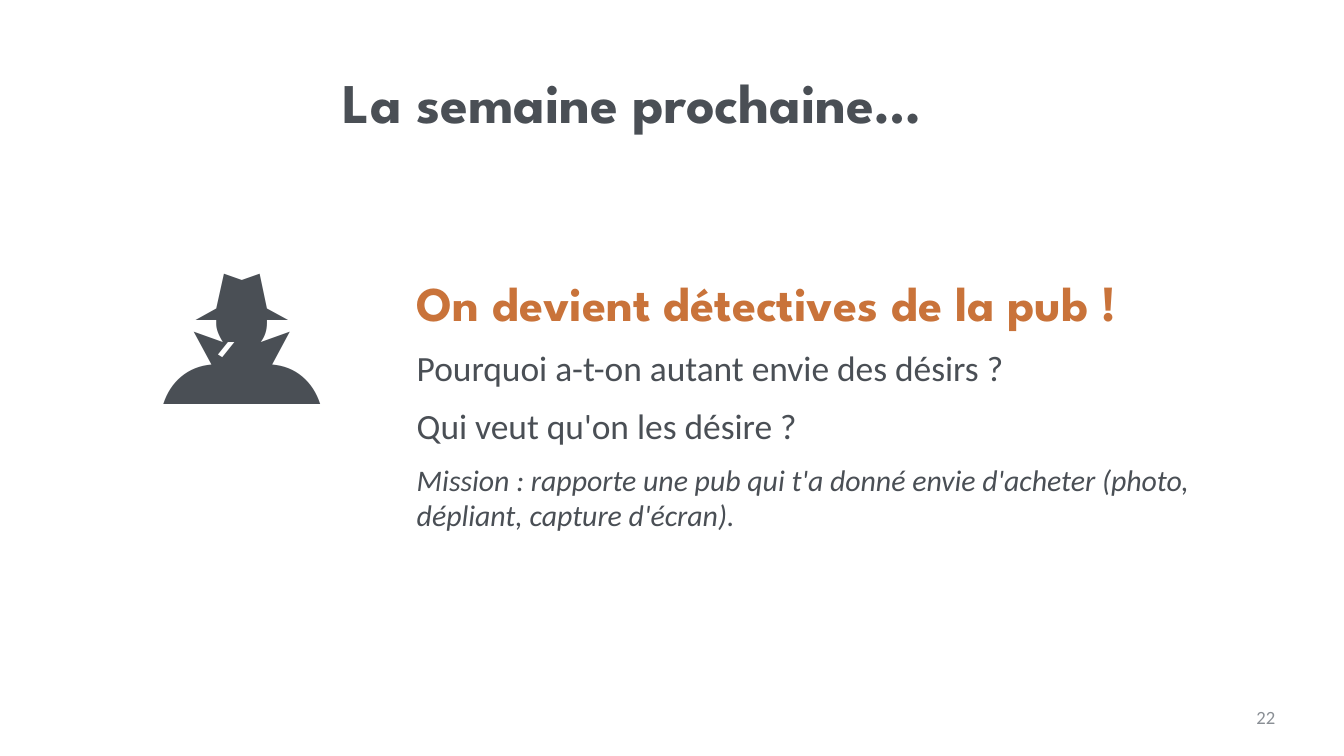
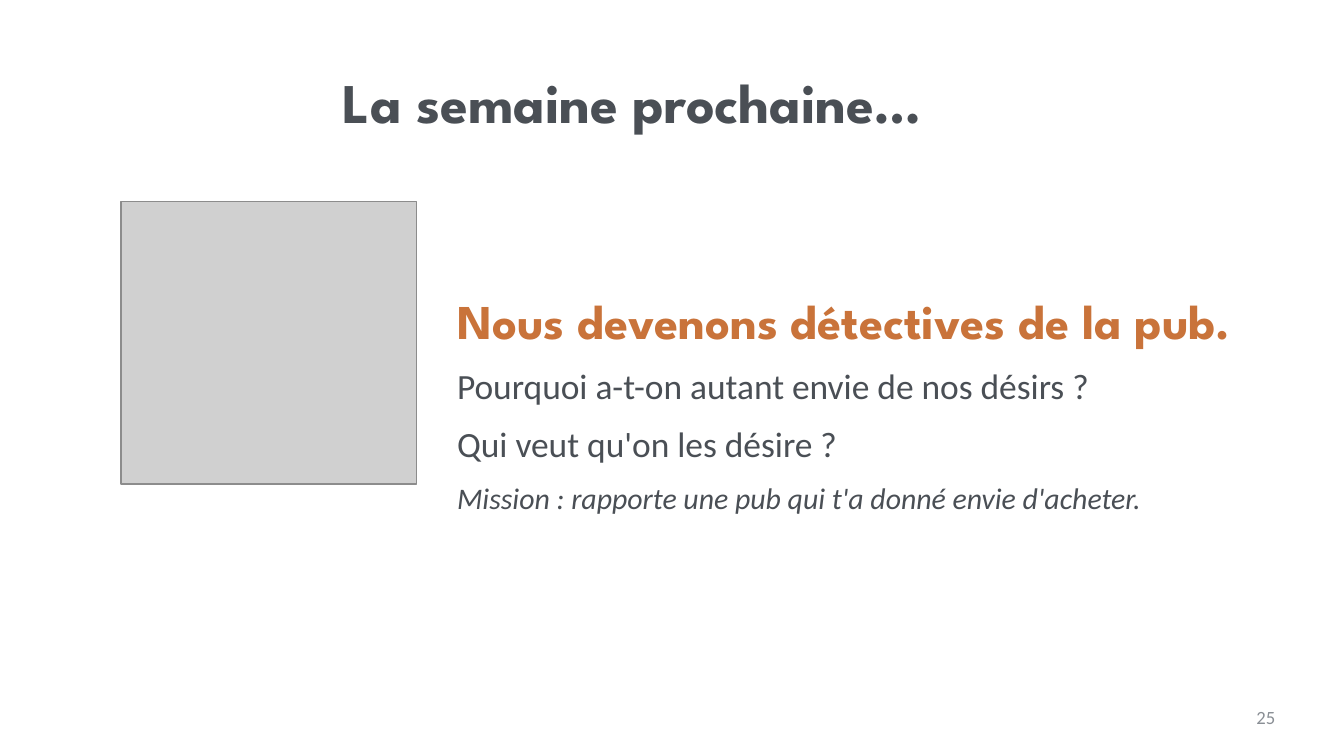
Before and after one commit to isabellepedneault111-ai/Chat-, a slide deck: slide 25 of PPS_Consommation_Hub_Teams/Lecons/2026-10-13_Mardi_Estimer-Besoins-Desirs/1_Diaporama_Grand-groupe.pptx (slide 22 before the commit). Drawn at 1344x756 pixels with LibreOffice and Linux fonts; fonts in the diff are those of the drawing; grey boxes stand for pictures; background and template pictures are left out. Boxes give left, top, right and bottom in pixels: in the first picture for what was removed or moved away, otherwise in the second. Text is boxed around its words. In the diff, an @@ line names an element or a change of style, - is before the commit and + after.

```diff
--- a/PPS_Consommation_Hub_Teams/Lecons/2026-10-13_Mardi_Estimer-Besoins-Desirs/1_Diaporama_Grand-groupe.pptx
+++ b/PPS_Consommation_Hub_Teams/Lecons/2026-10-13_Mardi_Estimer-Besoins-Desirs/1_Diaporama_Grand-groupe.pptx
@@ text removed at [94,175,390,470] @@
-🕵️
@@ picture added at [121,202,417,484] @@
@@ text "Nous devenons détectives de la ...": place and size @@
-text "Nous devenons détectives de la ..." at [417,287,1189,531]
+text "Nous devenons détectives de la ..." at [457,305,1231,514]
@@ text at [457,305,1231,405]: text changed @@
-On devient détectives de la pub !
-Pourquoi a-t-on autant envie des désirs ?
+Nous devenons détectives de la pub.
+Pourquoi a-t-on autant envie de nos désirs ?
@@ text at [457,488,1141,514]: text changed @@
-Mission : rapporte une pub qui t'a donné envie d'acheter (photo, dépliant, capture d'écran).
+Mission : rapporte une pub qui t'a donné envie d'acheter.
@@ page number at [1256,712,1275,724]: text changed @@
-22
+25
```
Also in this commit, not shown: 17 other slides changed, 6 slides added, 4 slides removed, 15 other files.
